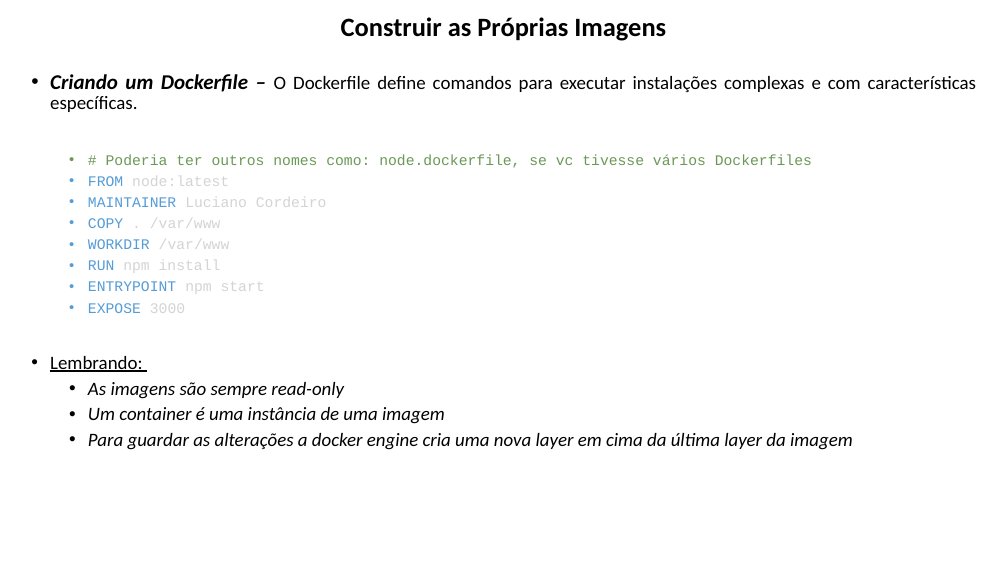
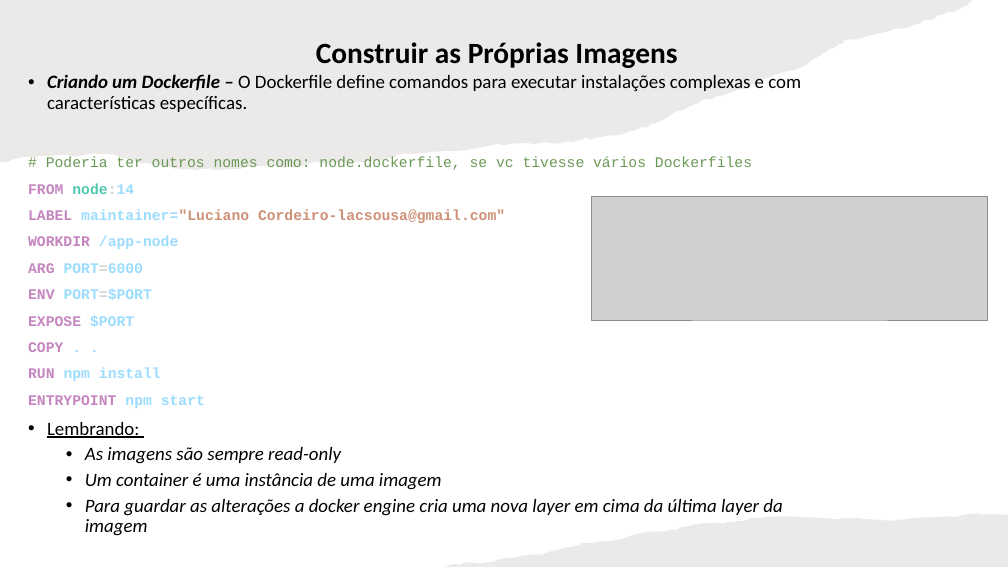
Before and after one commit to lacsousa/learning-docker, a slide deck: slide 26 of docs/docker-resumo.pptx. Drawn at 1008x567 pixels with LibreOffice and Linux fonts; fonts in the diff are those of the drawing; grey boxes stand for pictures. Boxes give left, top, right and bottom in pixels: in the first picture for what was removed or moved away, otherwise in the second. Text is boxed around its words. In the diff, an @@ line names an element or a change of style, - is before the commit and + after.

Commit message:
Ajustes na imagem app-node e no resumo

```diff
--- a/docs/docker-resumo.pptx
+++ b/docs/docker-resumo.pptx
@@ freeform shape added at (x1=0, y1=0, x2=973, y2=170), fill #82766A at 15% opacity @@
@@ title "Construir as Próprias Imagens" moved from (x1=341, y1=17, x2=666, y2=41) to (x1=316, y1=42, x2=677, y2=68) @@
@@ title "Construir as Próprias Imagens" at (x1=316, y1=42, x2=677, y2=68): size 25.2 to 28 pt @@
@@ text at (x1=28, y1=74, x2=801, y2=516): size 20 to 18 pt in "Criando um Dockerfile –"; text colour #569CD6 to #C586C0 in "RUN", "ENTRYPOINT"; text colour #D4D4D4 to #9CDCFE in "npm install", "npm start"; bold on in "RUN npm install", "ENTRYPOINT npm start"; alignment justified to left; bullet • to none; list level 2 to 1 in "# Poderia ter outros nomes ..."; list level 2 to 1 in "RUN npm install"; list level 2 to 1 in "ENTRYPOINT npm start" @@
@@ text at (x1=28, y1=183, x2=505, y2=352): text changed; text colour #D4D4D4 to #9CDCFE; bold on @@
-  • FROM node:latest
-  • MAINTAINER Luciano Cordeiro
-  • COPY . /var/www
-  • WORKDIR /var/www
+FROM node:14
+LABEL maintainer="Luciano Cordeiro-lacsousa@gmail.com"
+WORKDIR /app-node
+ARG PORT=6000
+ENV PORT=$PORT
+EXPOSE $PORT
+COPY . .
@@ picture added at (x1=591, y1=197, x2=988, y2=321) @@
@@ text at (x1=88, y1=303, x2=185, y2=313): paragraph removed @@
-  • EXPOSE 3000
@@ freeform shape added at (x1=445, y1=513, x2=1008, y2=567), fill #82766A at 15% opacity @@
```
Also in this commit, not shown: 3 other slides changed, 2 other files.
